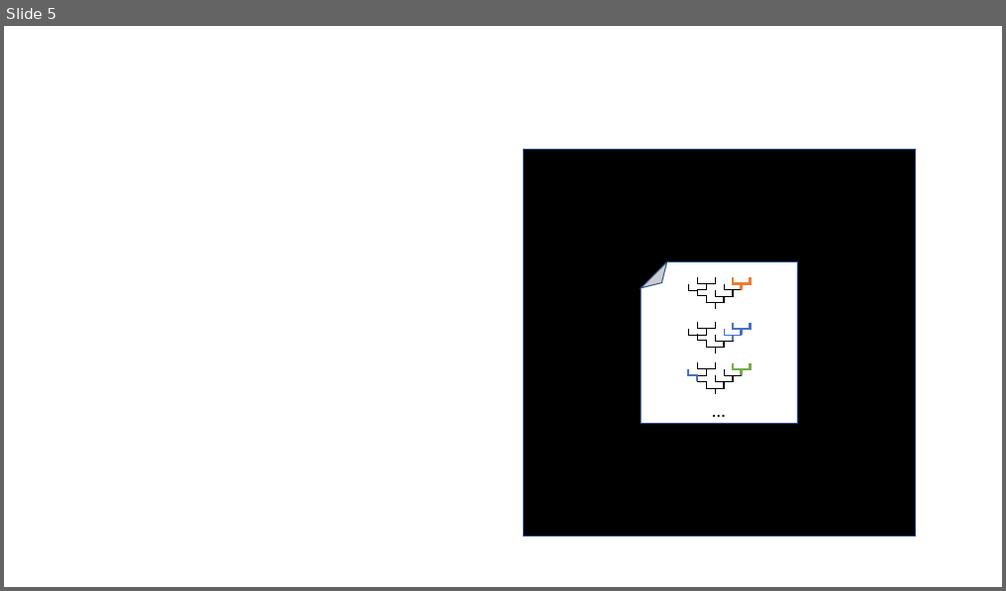
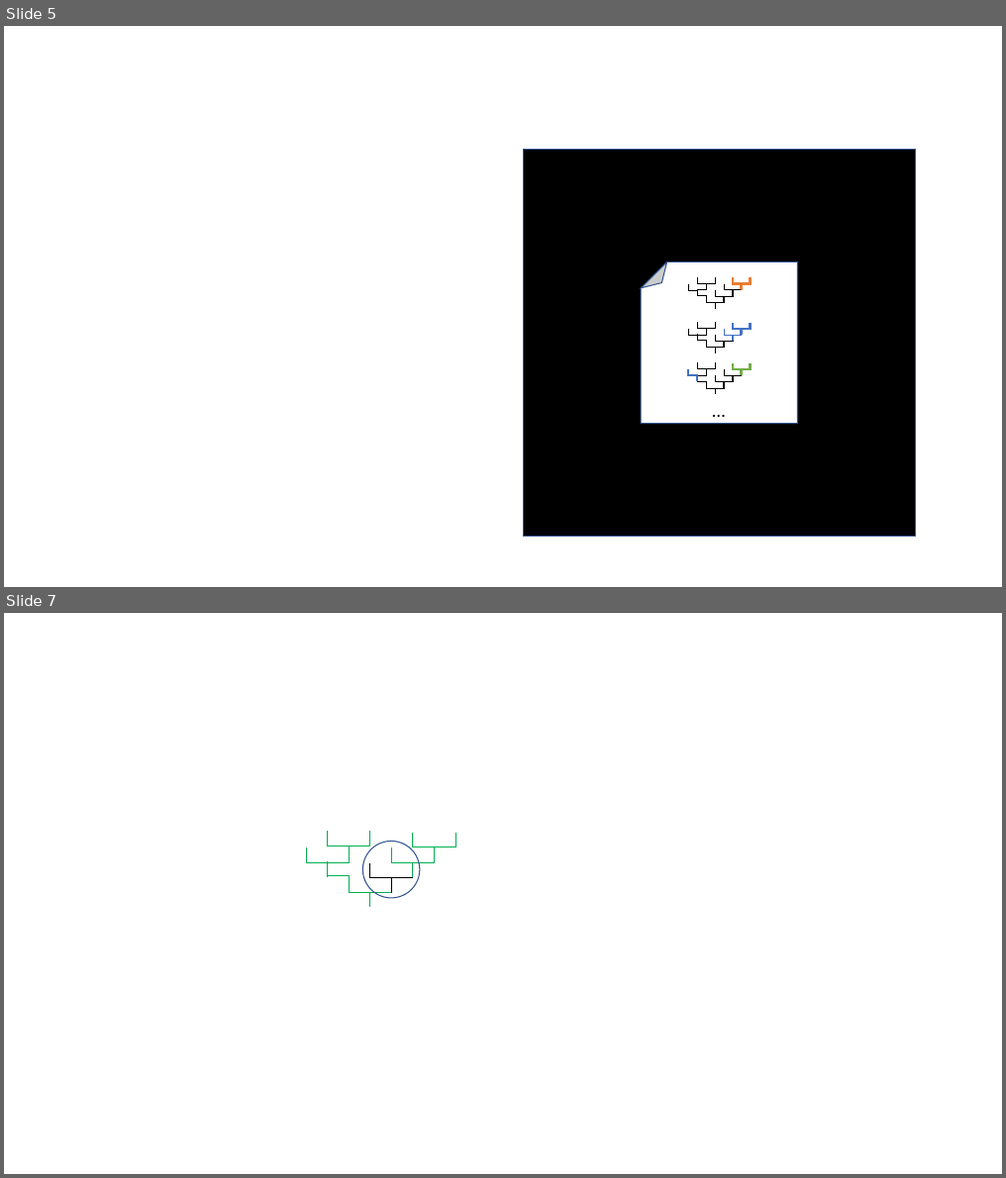
Before and after one commit to Teuira/fitmodelqt, a slide deck: src/assets/Assets.pptx. Shown one above the other, each under a label of ours: slide 5 before the commit, slides 5 and 7 after it; the slides between them are not shown. The pictures are 1006x591 and 1006x1178 pixels, drawn with LibreOffice and Linux fonts; fonts in the diff are those of the drawing. Boxes give left, top, right and bottom in pixels: in the first picture for what was removed or moved away, otherwise in the second. Text is boxed around its words. In the diff, an @@ line names an element or a change of style, - is before the commit and + after.

```diff
--- a/src/assets/Assets.pptx
+++ b/src/assets/Assets.pptx
@@ slide 7 added at (4, 613, 1002, 1174), background #FFFFFF @@
@@ elbow line added from (328, 877) to (306, 848), #00B050 0.5 pt @@
@@ elbow line added from (349, 848) to (328, 877), #00B050 0.5 pt @@
@@ elbow line added from (349, 861) to (328, 831), #00B050 0.5 pt @@
@@ elbow line added from (370, 831) to (349, 861), #00B050 0.5 pt @@
@@ ellipse added at (362, 842, 420, 898), outline #325491 1 pt @@
@@ elbow line added from (413, 877) to (391, 848), #00B050 0.5 pt @@
@@ elbow line added from (434, 848) to (413, 877), #00B050 0.5 pt @@
@@ elbow line added from (434, 862) to (413, 833), #00B050 0.5 pt @@
@@ elbow line added from (455, 833) to (434, 862), #00B050 0.5 pt @@
@@ elbow line added from (349, 891) to (328, 861), #00B050 0.5 pt @@
@@ elbow line added from (370, 908) to (349, 878), #00B050 0.5 pt @@
@@ elbow line added from (391, 878) to (370, 908), #00B050 0.5 pt @@
@@ elbow line added from (391, 893) to (370, 863), #000000 0.5 pt @@
@@ elbow line added from (413, 863) to (391, 893), #000000 0.5 pt @@
```
Also in this commit, not shown: 1 other slide added, 2 slides removed, 13 other files.
